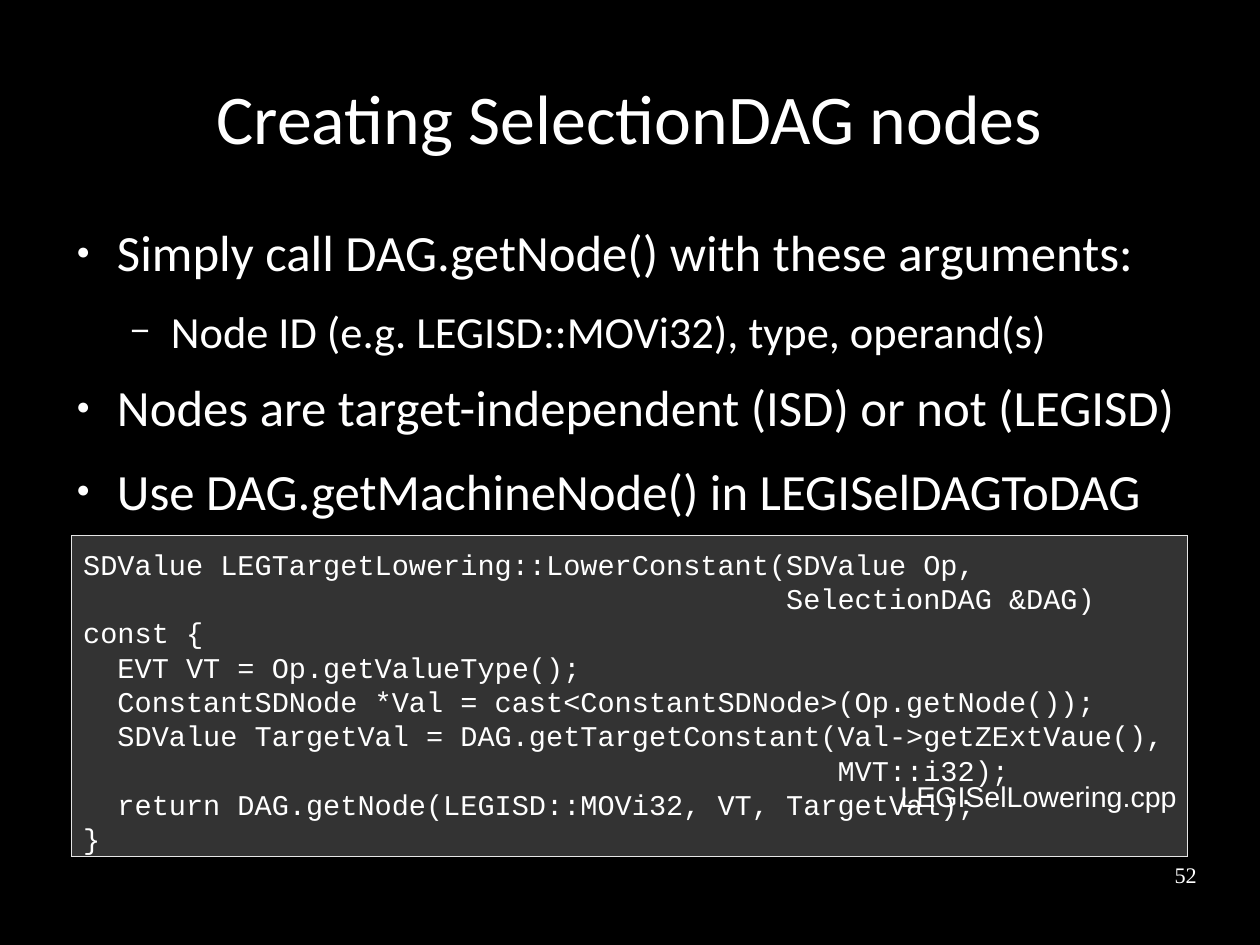
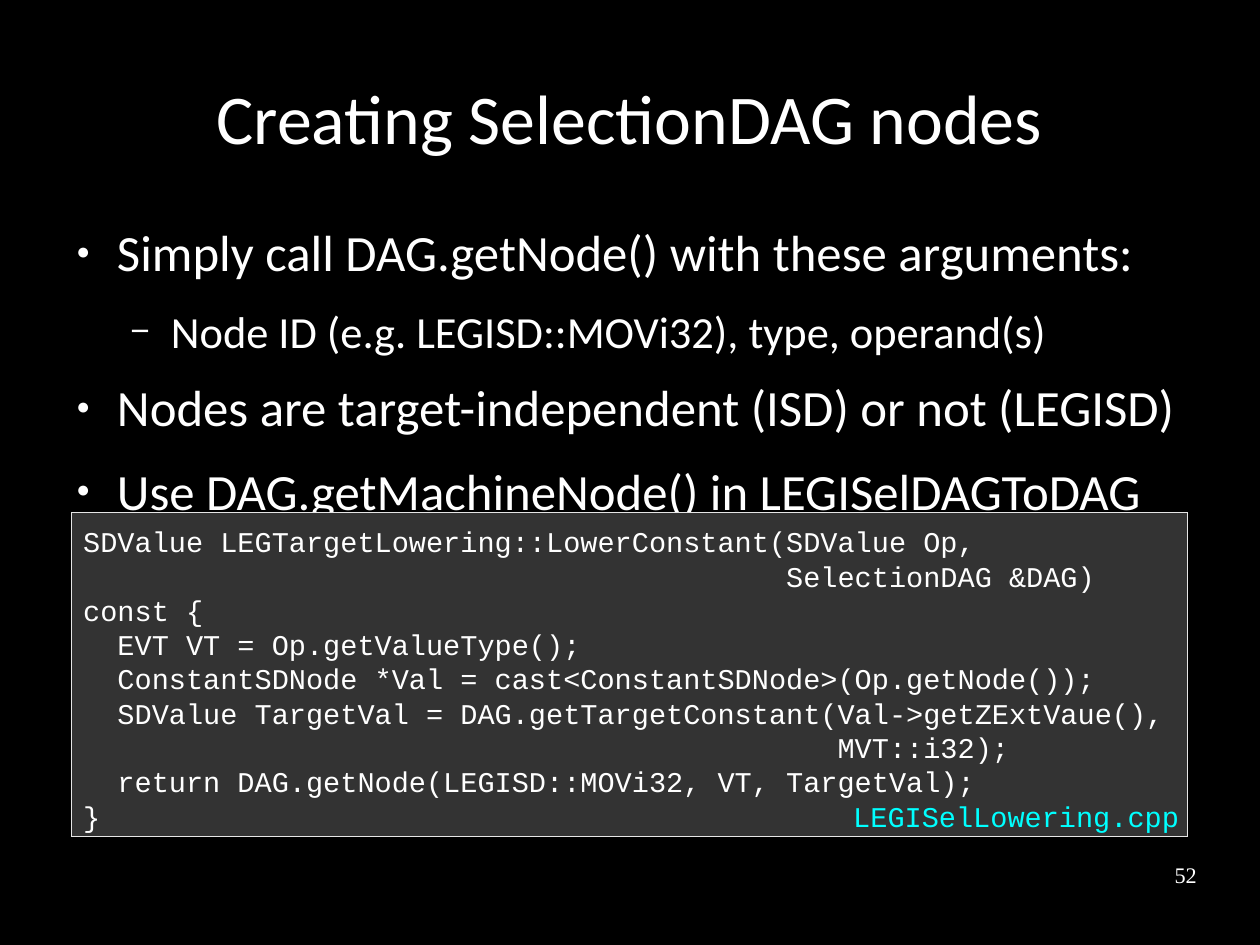
Before and after one commit to frasercrmck/llvm-leg, a slide deck: slide 52 of docs/Codeplay/Slides.odp. Drawn at 1260x945 pixels with LibreOffice and Linux fonts; fonts in the diff are those of the drawing. Boxes give left, top, right and bottom in pixels: in the first picture for what was removed or moved away, otherwise in the second. Text is boxed around its words. In the diff, an @@ line names an element or a change of style, - is before the commit and + after.

Commit message:
Fixing code text box / file name layout.

```diff
--- a/docs/Codeplay/Slides.odp
+++ b/docs/Codeplay/Slides.odp
@@ rectangle "SDValue LEGTargetLowering::LowerConstant(SDValue Op,": place and size @@
-rectangle "SDValue LEGTargetLowering::LowerConstant(SDValue Op," at [72, 536, 1188, 858]
+rectangle "SDValue LEGTargetLowering::LowerConstant(SDValue Op," at [72, 513, 1188, 837]
@@ text "LEGISelLowering.cpp": place and size @@
-text "LEGISelLowering.cpp" at [900, 785, 1176, 813]
+text "LEGISelLowering.cpp" at [853, 807, 1179, 833]
@@ text "LEGISelLowering.cpp" at [853, 807, 1179, 833]: font Arial to Courier New, text colour #FFFFFF to #00FFFF @@
```
Also in this commit, not shown: 12 other slides changed.
